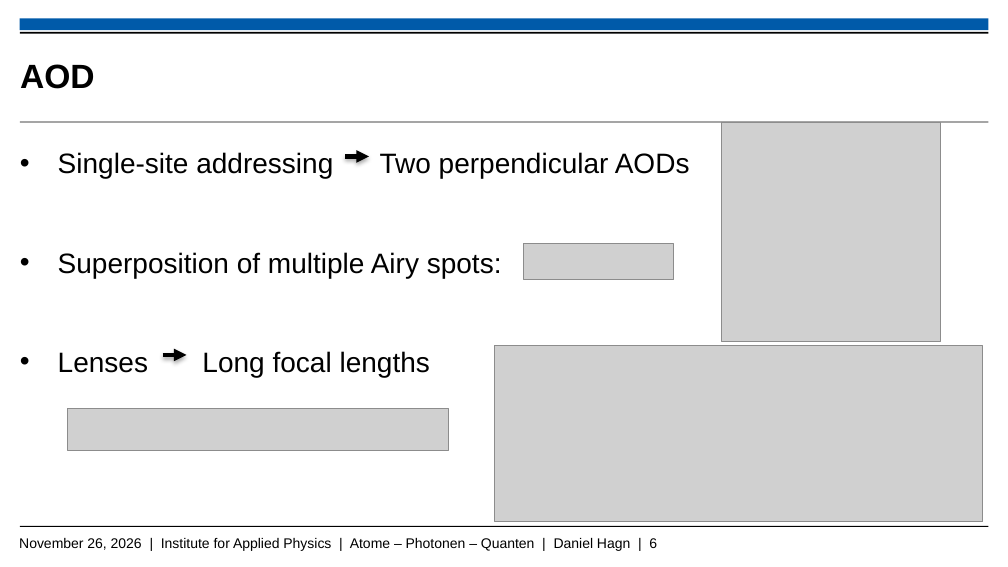
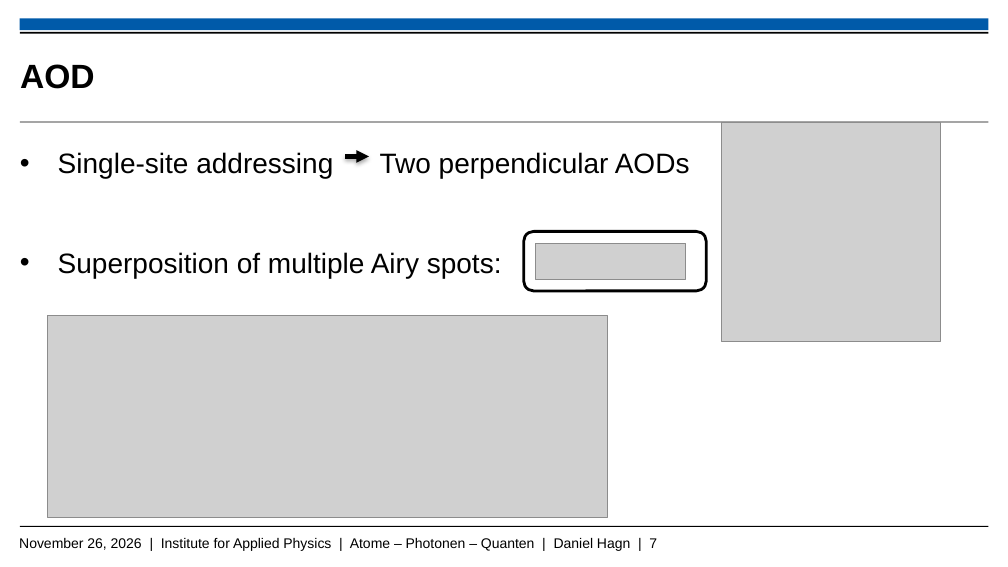
Before and after one commit to Daniel-Hagn-physik/Masterthesis_Backup, a slide deck: slide 7 of Hagn_Daniel_Mastervortrag.pptx (slide 6 before the commit). Drawn at 1008x567 pixels with LibreOffice and Linux fonts; fonts in the diff are those of the drawing; grey boxes stand for pictures; background and template pictures are left out. Boxes give left, top, right and bottom in pixels: in the first picture for what was removed or moved away, otherwise in the second. Text is boxed around its words. In the diff, an @@ line names an element or a change of style, - is before the commit and + after.

```diff
--- a/Hagn_Daniel_Mastervortrag.pptx
+++ b/Hagn_Daniel_Mastervortrag.pptx
@@ rounded rectangle added at [524, 232, 707, 291], fill #FFFFFF, outline #000000 2 pt @@
@@ picture: place and size @@
-picture at [524, 244, 674, 280]
+picture at [535, 243, 685, 279]
@@ picture: place and size @@
-picture at [495, 346, 983, 522]
+picture at [47, 316, 607, 517]
@@ text at [58, 351, 430, 377]: paragraph removed @@
-• Lenses Long focal lengths
@@ arrow removed from (162, 355) to (186, 355) @@
@@ picture removed at [68, 408, 449, 451] @@
@@ text at [19, 538, 657, 551]: text changed @@
-November 26, 2026 | Institute for Applied Physics | Atome – Photonen – Quanten | Daniel Hagn | 6
+November 26, 2026 | Institute for Applied Physics | Atome – Photonen – Quanten | Daniel Hagn | 7
```
Also in this commit, not shown: 9 other slides changed, 4 slides added, 3 slides removed.
